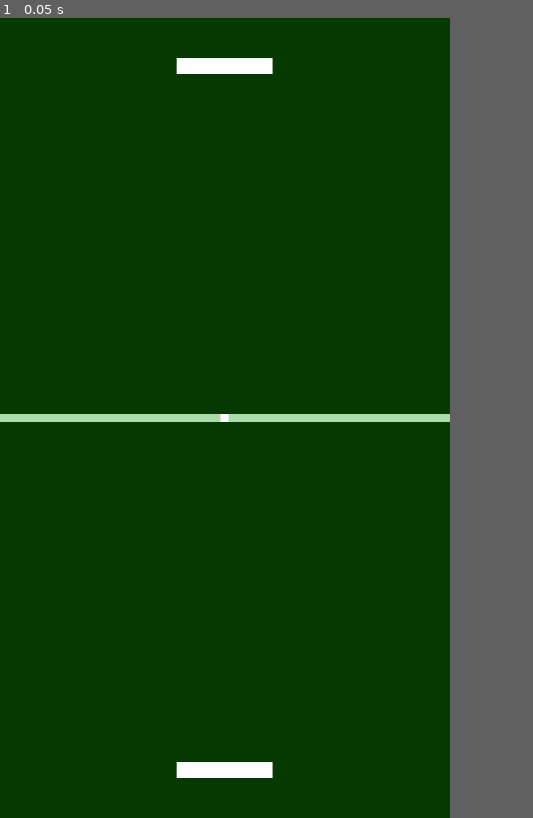
Above: before the commit, frame 1.
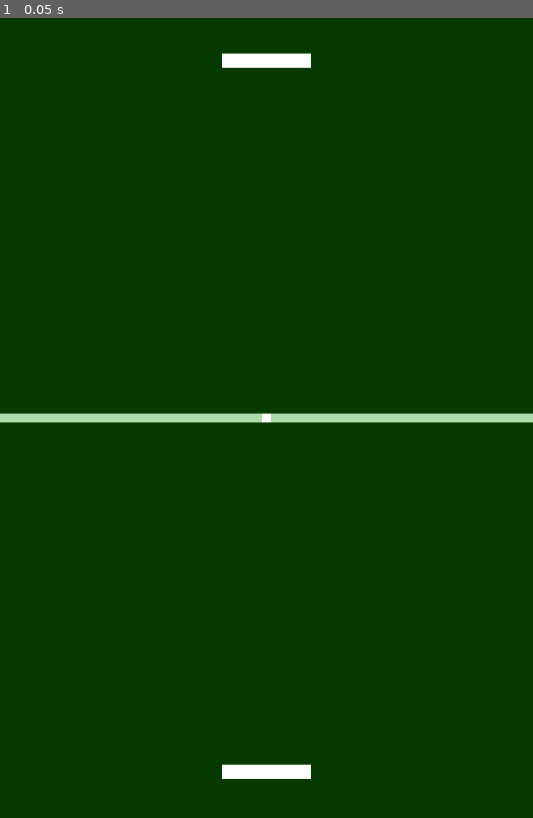
Above: after the commit, the same moment.

Repository: kg7er/vertpong
Game: Godot game, scene res://assets/main.tscn
The game is run twice, just before and just after one commit, with the same random seed, the same clock (stepped at 60 frames per second) and the same inputs.
Inputs:
- Up to frame 1 (0.05 s): no input
In our replay, the window is 450x800 before the commit and 533x800 after it. These sizes can differ from the game's own. Grey fills any space a smaller window leaves; there, only what the larger window draws over its background counts as a difference.

The runs differ from the first frame. In frame 1, 1.2% of the frame differs, in the area x 0-100%, y 4-96%.

Commit message:
added 2 paddles and a ball

Diff:
--- a/assets/main.tscn
+++ b/assets/main.tscn
@@ -1,44 +1,44 @@
-[gd_scene load_steps=4 format=3 uid="uid://cqsqkcys4nmkb"]
+[gd_scene load_steps=4 format=3 uid="uid://bwkcpd84d7nfb"]
 
-[ext_resource type="Texture2D" uid="uid://b7pyawd7sb2av" path="res://assets/vertPongField.png" id="1_tvod1"]
+[ext_resource type="Texture2D" uid="uid://dplgoeu17mt2g" path="res://assets/vertPongField.png" id="1_3p0xw"]
 
-[sub_resource type="RectangleShape2D" id="RectangleShape2D_2x1l7"]
-size = Vector2(120, 20)
+[sub_resource type="RectangleShape2D" id="RectangleShape2D_0s5er"]
+size = Vector2(100, 16)
 
-[sub_resource type="RectangleShape2D" id="RectangleShape2D_w7dpm"]
+[sub_resource type="RectangleShape2D" id="RectangleShape2D_wa5u2"]
 size = Vector2(10, 10)
 
 [node name="Main" type="Sprite2D"]
 texture_filter = 1
-texture = ExtResource("1_tvod1")
+texture = ExtResource("1_3p0xw")
 centered = false
 
 [node name="Player" type="StaticBody2D" parent="."]
-position = Vector2(221, 930)
+position = Vector2(250, 40)
 
 [node name="ColorRect" type="ColorRect" parent="Player"]
-offset_right = 120.0
-offset_bottom = 20.0
+offset_right = 100.0
+offset_bottom = 16.0
 
 [node name="CollisionShape2D" type="CollisionShape2D" parent="Player"]
-position = Vector2(60, 10)
-shape = SubResource("RectangleShape2D_2x1l7")
+position = Vector2(50, 8)
+shape = SubResource("RectangleShape2D_0s5er")
 
 [node name="CPU" type="StaticBody2D" parent="."]
-position = Vector2(221, 50)
+position = Vector2(250, 840)
 
 [node name="ColorRect" type="ColorRect" parent="CPU"]
-offset_right = 120.0
-offset_bottom = 20.0
+offset_right = 100.0
+offset_bottom = 16.0
 
 [node name="CollisionShape2D" type="CollisionShape2D" parent="CPU"]
-position = Vector2(60, 10)
-shape = SubResource("RectangleShape2D_2x1l7")
+position = Vector2(50, 8)
+shape = SubResource("RectangleShape2D_0s5er")
 
-[node name="Ball" type="CharacterBody2D" parent="."]
-position = Vector2(281, 500)
+[node name="CharacterBody2D" type="CharacterBody2D" parent="."]
+position = Vector2(300, 450)
 
-[node name="ColorRect" type="ColorRect" parent="Ball"]
+[node name="ColorRect" type="ColorRect" parent="CharacterBody2D"]
 anchors_preset = 8
 anchor_left = 0.5
 anchor_top = 0.5
@@ -51,5 +51,5 @@
 grow_horizontal = 2
 grow_vertical = 2
 
-[node name="CollisionShape2D" type="CollisionShape2D" parent="Ball"]
-shape = SubResource("RectangleShape2D_w7dpm")
+[node name="CollisionShape2D" type="CollisionShape2D" parent="CharacterBody2D"]
+shape = SubResource("RectangleShape2D_wa5u2")
--- a/project.godot
+++ b/project.godot
@@ -17,8 +17,8 @@
 
 [display]
 
-window/size/viewport_width=563
-window/size/viewport_height=1000
+window/size/viewport_width=600
+window/size/viewport_height=900
 
 [rendering]
 
Binary file changed: assets/vertPongField.png
Not shown, changed: assets/vertPongField.png.import
Not shown, added: assets/.DS_Store
Not shown, changed: assets/vertPongField.afdesign
